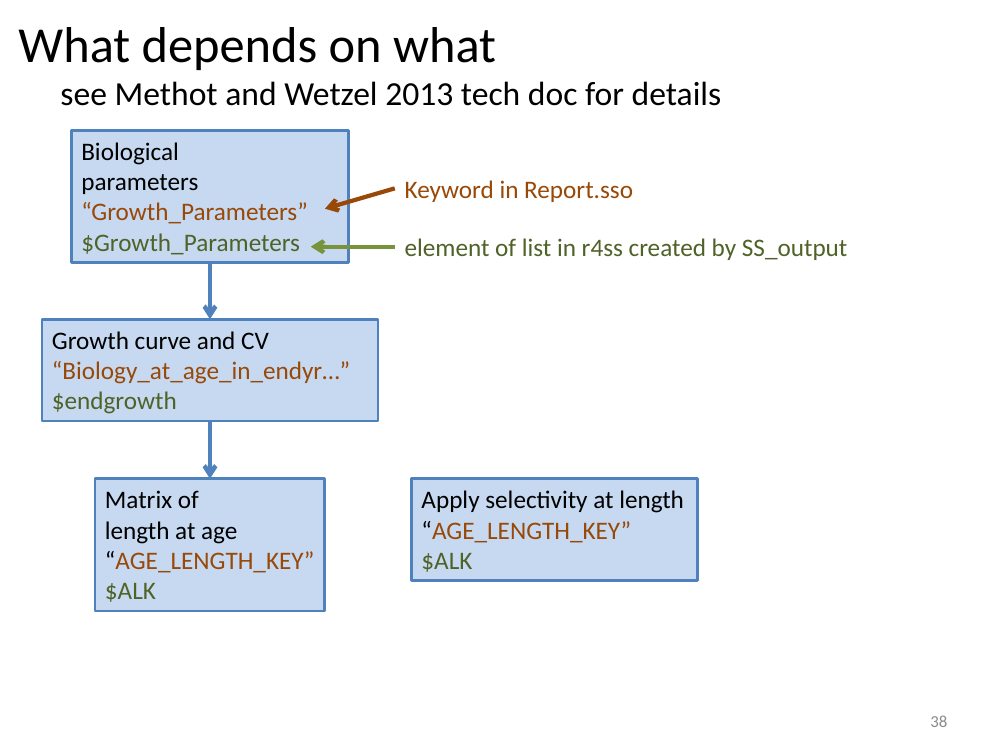
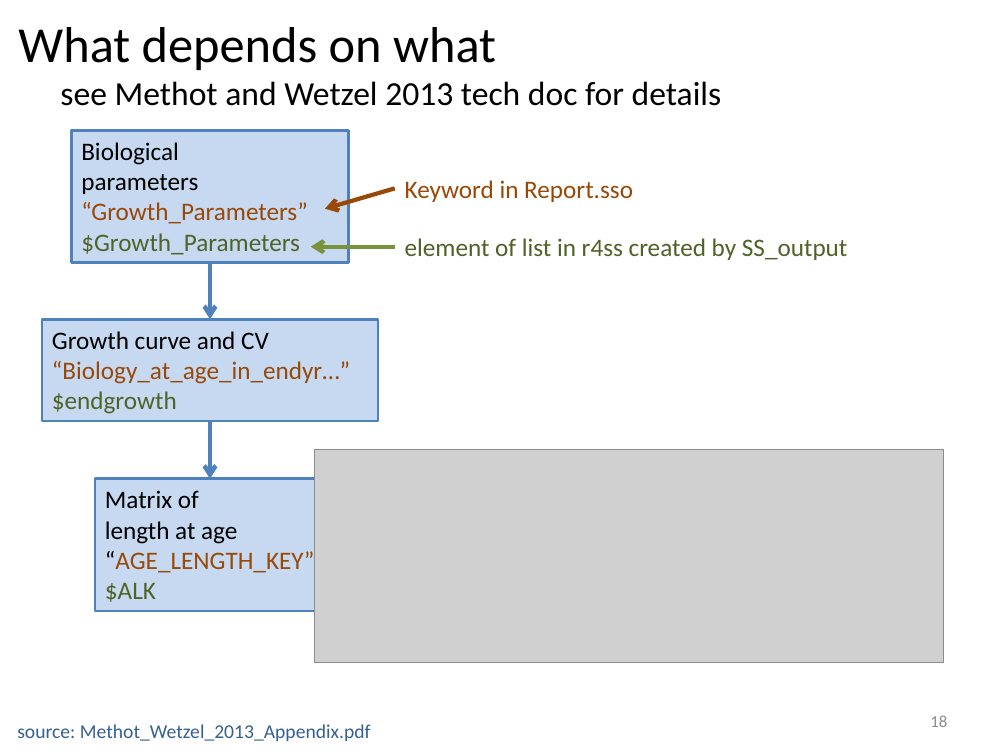
Before and after one commit to iantaylor-NOAA/SSgrowth, a slide deck: slide 18 of Modeling growth in SS.pptx (slide 38 before the commit). Drawn at 1008x756 pixels with LibreOffice and Linux fonts; fonts in the diff are those of the drawing; grey boxes stand for pictures. Boxes give left, top, right and bottom in pixels: in the first picture for what was removed or moved away, otherwise in the second. Text is boxed around its words. In the diff, an @@ line names an element or a change of style, - is before the commit and + after.

```diff
--- a/Modeling growth in SS.pptx
+++ b/Modeling growth in SS.pptx
@@ picture added at <box>314,450,943,662</box> @@
@@ rectangle removed at <box>411,479,698,581</box> @@
-Apply selectivity at length
-“AGE_LENGTH_KEY”
-$ALK
@@ page number at <box>930,715,947,727</box>: text changed @@
-38
+18
@@ text added at <box>17,724,371,741</box>, 14 pt, text #376092 @@
+source: Methot_Wetzel_2013_Appendix.pdf
```
Also in this commit, not shown: 2 other slides changed, 2 slides added, 1 other file.
